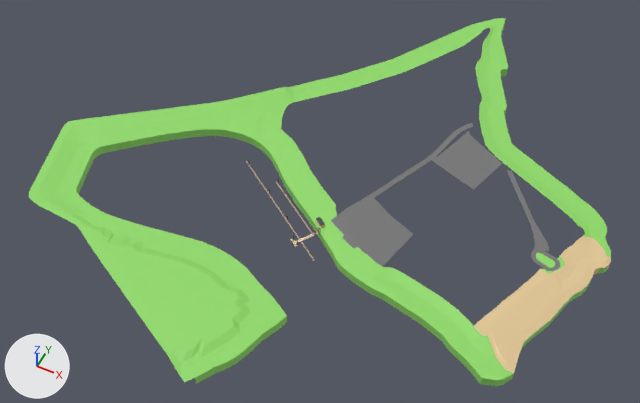
The Blender file tracks/local/harbor/harbor_ground.blend, before and after one commit.
Camera for both pictures: a 50 mm camera at (267.0, -795.0, 884.0) aimed at (-103.0, -55.0, -42.0). Lighting does not change. The marker at lower left points along +X, +Y and +Z. The older version comes first.

Objects in the first picture: 'Ground-col' and 2 more.
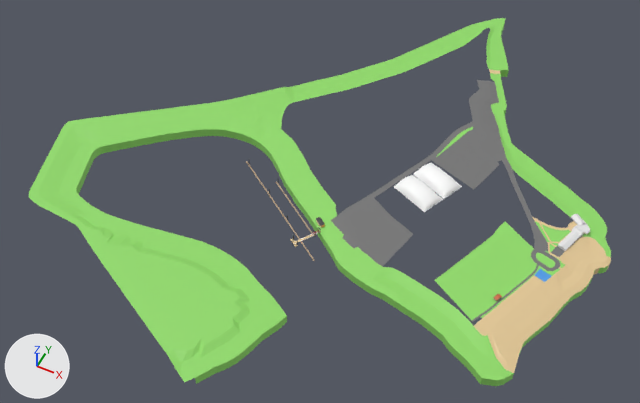
Edits to the bpy script that builds the scene:
```text
Add mat_palette:
    mat_palette = principled_material('Palette')
    mat_palette.texture = img_palette_png_001
Change me_plane_001:
    used by ob_ground_col; location = (0.0, 0.0, 1.0)
    remove me_plane_001.from_pydata(...)  # 1570 vertices, 1269 faces; spans x -480.0..286.0, y -402.0..406.0, z -14.0..4.0
    add me_plane_001.from_pydata(...)  # 1803 vertices, 1489 faces; spans x -480.0..286.0, y -402.0..406.0, z -14.0..4.0
    me_plane_001 part 1: 86 vertices moved from x -5.0..267.0, y -88.0..337.0, z -13.0..3.0 to x -2.0..265.0, y -87.0..340.0, z -13.0..3.0; 43 vertices removed from x 19.0..235.0, y -73.0..234.0, z 0.0..3.0; 276 vertices added at x 17.0..237.0, y -181.0..246.0, z -13.0..3.0
    me_plane_001 part 2: 4 kept faces spanning x 25.0..44.0, y 262.0..276.0, z -13.0..1.0 get new texture (UV) coordinates
Add me_cube_002_1:
    me_cube_002_1.from_pydata(...)  # 176 vertices, 161 faces; spans x -21.5..9.9, y -41.4..21.0, z 0.0..6.4
Add me_cube_005_1:
    me_cube_005_1.from_pydata(...)  # 1156 vertices, 1152 faces; spans x -30.0..30.0, y 0.6..35.6, z 0.0..12.0
    me_cube_005_1.materials.append(mat_palette)  # picture img_palette_png_001
Add col_sejpavillion:
    col_sejpavillion = bpy.data.collections.new('SEJPavillion')
    col_sejpavillion.objects.link(ob_sejpavillion_001)
Add col_tennisbubble:
    col_tennisbubble = bpy.data.collections.new('TennisBubble')
    col_tennisbubble.objects.link(ob_dome)
    col_tennisbubble.objects.link(ob_dome_001)
    col_tennisbubble.objects.link(ob_cube_001)
    col_tennisbubble.objects.link(ob_cube_002)
    col_tennisbubble.objects.link(ob_cube_004)
    col_tennisbubble.objects.link(ob_cube)
Add ob_sejpavillion:
    ob_sejpavillion = bpy.data.objects.new('SEJPavillion', None)
    ob_sejpavillion.location = (238.0, 13.0, 4.0)
    ob_sejpavillion.rotation_euler = (0.0, 0.0, -0.307)  # degrees (0, 0, -18)
    ob_sejpavillion.instance_type = 'COLLECTION'
    ob_sejpavillion.instance_collection = col_sejpavillion
Add ob_sejpavillion_001:
    ob_sejpavillion_001 = bpy.data.objects.new('SEJPavillion.001', me_cube_002_1)
    ob_sejpavillion_001.location = (0.0, 0.0, 0.0)
Add ob_tennisbubble:
    ob_tennisbubble = bpy.data.objects.new('TennisBubble', None)
    ob_tennisbubble.location = (33.0, -2.0, 3.0)
    ob_tennisbubble.rotation_euler = (0.0, 0.0, -0.411)  # degrees (0, 0, -24)
    ob_tennisbubble.instance_type = 'COLLECTION'
    ob_tennisbubble.instance_collection = col_tennisbubble
Add ob_dome_001:
    ob_dome_001 = bpy.data.objects.new('Dome.001', me_cube_005_1)
    ob_dome_001.location = (0.0, -36.34, 0.0)
Add ob_dome:
    ob_dome = bpy.data.objects.new('Dome', me_cube_005_1.copy())
    ob_dome.location = (0.0, 0.0, 0.0)
```

Boxes (x1, y1, x2, y2) around the edits, measured in the pictures (640 x 403 px):
'TennisBubble', added: after (394, 163, 462, 212)
'SEJPavillion', added: after (558, 214, 590, 251)
part 1 of me_plane_001, built on: before (435, 33, 605, 296); after (435, 33, 605, 322)
part 2 of me_plane_001, surface changed: before (475, 68, 501, 76); after (489, 69, 500, 74)
